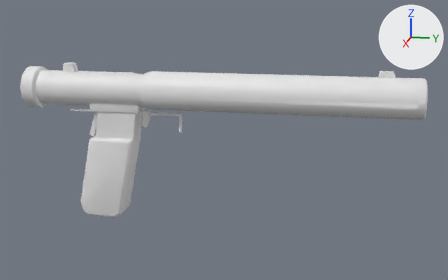
An edit to the glTF model models/welrod/welrod.glb, drawn before and after from the same camera.
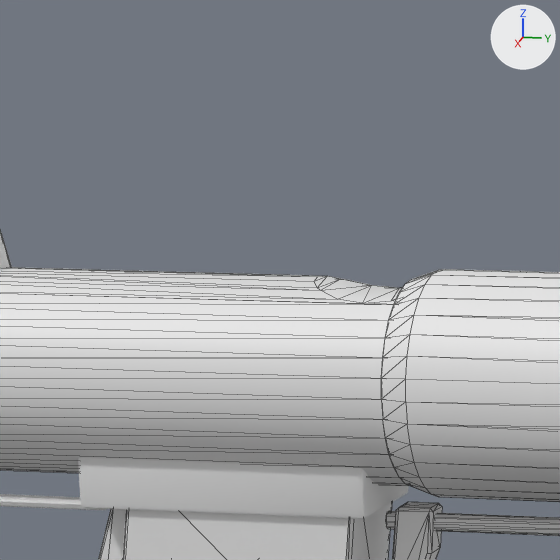
Each version is shown whole from a 50 mm camera at (0.493, 0.271, 0.084) aimed at (-0.003, 0.172, -0.04), then close up on the part from 17% to 38% of the width and 9% to 43% of the height. Lighting does not change. The marker at upper right points along +X, +Y and +Z. The first two pictures are the older version. The close-ups show mesh edges as thin lines. Where no turn or scale is listed for an object, it has been applied to the vertices. Vertices at exactly the same position are counted once.

Names of what the first close-up shows: 'barrel_12', 'base_1', 'base_10', 'base_11', 'base_2', 'base_7', 'base_8', 'mag_16' and 1 more.
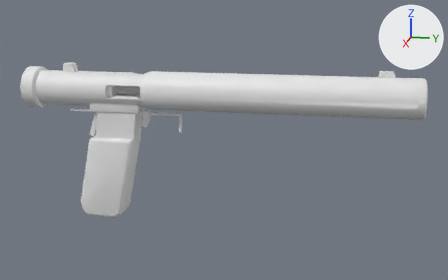
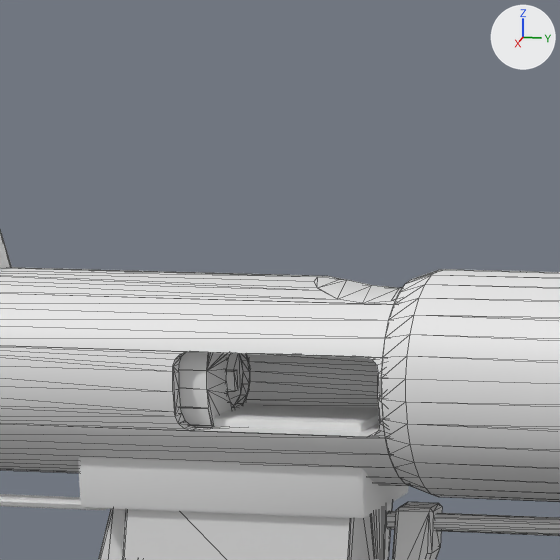
Where the change shows, as pixel boxes [x1, y1, x2, y2] in the close-ups (560 x 560 px):
```json
{"object": "base_16", "change": "added", "after": [179, 352, 250, 428]}
{"object": "base_17", "change": "added", "after": [226, 370, 238, 391]}
{"part": 1, "of": "me_tmp_002", "change": "added", "after": [0, 345, 385, 438]}
```

Scene script edits in JSON lines:
```json
{"block": "me_tmp_002", "where": "# used by ob_base_1; location = (0.0, 0.0, 0.0)"}
{"op": "remove", "block": "me_tmp_002", "code": "me_tmp_002.from_pydata(...)  # 78 vertices, 152 faces; spans x -0.0146..0.0146, y 0.012..0.1081, z -0.0146..0.0146"}
{"op": "add", "block": "me_tmp_002", "code": "me_tmp_002.from_pydata(...)  # 231 vertices, 466 faces; spans x -0.0146..0.0146, y 0.012..0.1081, z -0.0146..0.0146"}
{"block": "me_tmp_002", "change": "me_tmp_002 part 1: 153 vertices added at x -0.0123..0.0146, y 0.012..0.1081, z -0.0123..0.0123"}
{"op": "add", "block": "me_tmp_016", "code": ["me_tmp_016 = bpy.data.meshes.new('tmp.016')", "me_tmp_016.from_pydata(...)  # a box spanning x 0.0032..0.0044, y 0.0653..0.0805, z -0.0014..0.0014", "me_tmp_016.materials.append(mat_blued)  # white #e7e7e7"]}
{"op": "add", "block": "me_tmp_018_1", "code": ["me_tmp_018_1 = bpy.data.meshes.new('tmp.018')", "me_tmp_018_1.from_pydata(...)  # 108 vertices, 212 faces; spans x -0.0136..0.0136, y 0.013..0.0793, z -0.012..0.012", "me_tmp_018_1.materials.append(mat_steel)  # white #e7e7e7"]}
{"op": "add", "block": "ob_base_17", "code": ["ob_base_17 = bpy.data.objects.new('base_17', me_tmp_016)", "ob_base_17.location = (0.0, 0.0, 0.0)"]}
{"op": "add", "block": "ob_base_16", "code": ["ob_base_16 = bpy.data.objects.new('base_16', me_tmp_018_1)", "ob_base_16.location = (0.0, 0.0, 0.0)"]}
```
